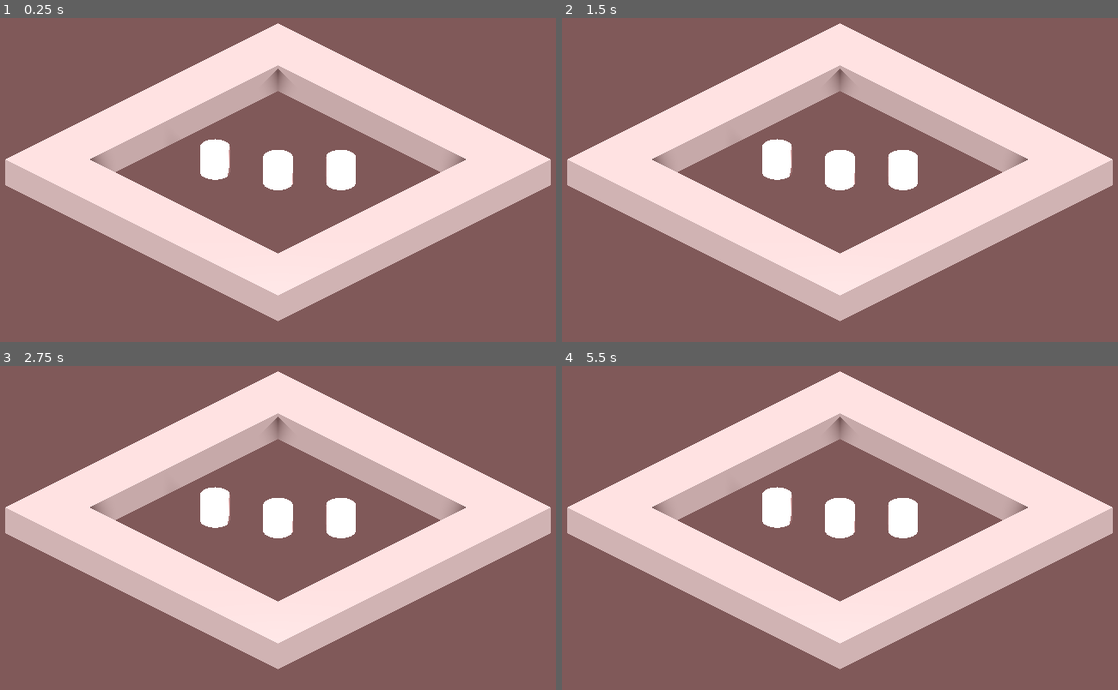
Above: before the commit, frames 1-4 (two rows, left to right).
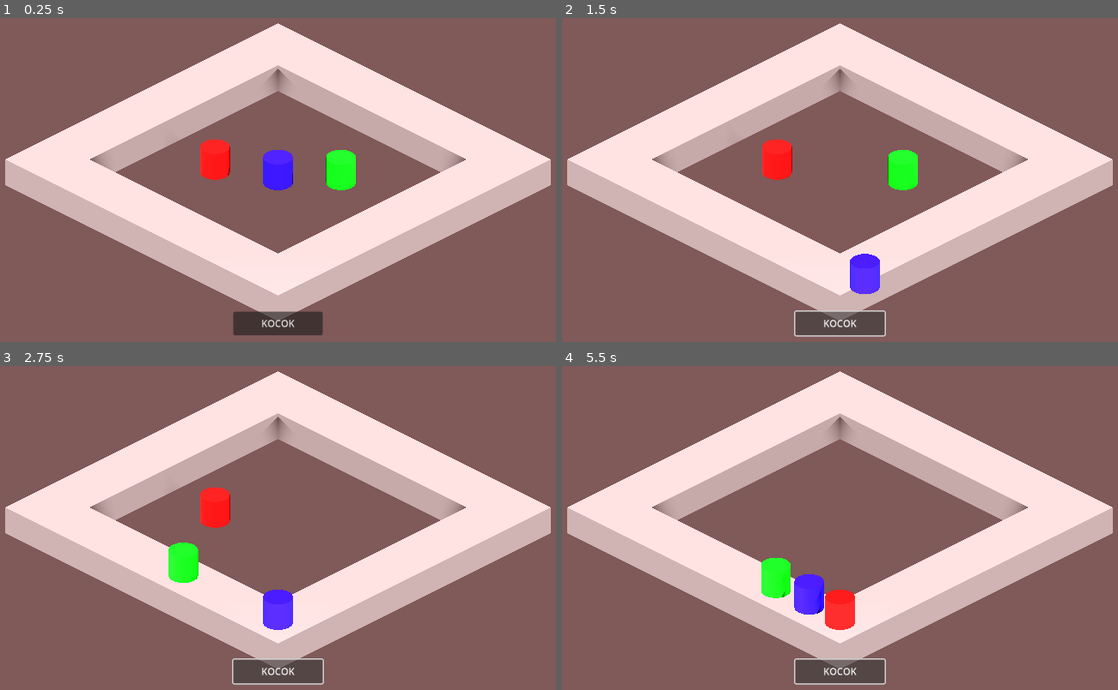
Above: after the commit, the same moments.

Repository: Cicadeuhum/monopoly-kocak
Game: Godot game, scene res://scenes/level_abby.tscn
The game is run twice, just before and just after one commit, with the same random seed, the same clock (stepped at 60 frames per second) and the same inputs.
Inputs (mouse positions are in pixels of both pictures, inside the frame that each line leads up to):
- Up to frame 1 (0.25 s): no input
- Up to frame 2 (1.5 s): click (840, 322) at 0.5 s, where only the run after the commit has a clickable "KOCOK"; click (840, 322) at 1.25 s, where only the run after the commit has a clickable "KOCOK"
- Up to frame 3 (2.75 s): click (278, 670) at 2 s, where only the run after the commit has a clickable "KOCOK"
- Up to frame 4 (5.5 s): tap Enter (ui_accept) at 2.75, 2.85, 3.02, 3.32, 3.6, 3.77, 4.07, 4.35, 5, 5.1, 5.27 s

The runs differ from the first frame. In frame 1, 3.0% of the frame differs, in the area x 36-64%, y 37-98%; in frame 2, 3.8%; in frame 3, 4.4%; in frame 4, 5.0%, in the area x 35-64%, y 37-99%.
Error before the commit: Invalid access to property or key 'global_position' on a base object of type 'Nil'. (res://scripts/mechanics/pawn.gd:51)

Commit message:
Fix pawn color

Diff:
--- a/project.godot
+++ b/project.godot
@@ -17,7 +17,7 @@
 
 [autoload]
 
-UiManager="*res://scripts/auto loads/ui_manager.gd"
+GameMaster="*res://scripts/game_master.gd"
 
 [global_group]
 
--- a/resources/Tiles/Tile_0.tres
+++ b/resources/Tiles/Tile_0.tres
@@ -1,6 +1,6 @@
 [gd_resource type="Resource" script_class="Asset" load_steps=7 format=3 uid="uid://c5lv6hbv2kw4s"]
 
-[ext_resource type="Script" path="res://scripts/asset.gd" id="1_kvrmn"]
+[ext_resource type="Script" path="res://scripts/mechanics/asset.gd" id="1_kvrmn"]
 
 [sub_resource type="StandardMaterial3D" id="StandardMaterial3D_twal1"]
 albedo_color = Color(0, 0, 0, 1)
--- a/resources/Tiles/Tile_1.tres
+++ b/resources/Tiles/Tile_1.tres
@@ -1,6 +1,6 @@
 [gd_resource type="Resource" script_class="Asset" load_steps=2 format=3 uid="uid://b27q681mjpsii"]
 
-[ext_resource type="Script" path="res://scripts/asset.gd" id="1_kvrmn"]
+[ext_resource type="Script" path="res://scripts/mechanics/asset.gd" id="1_kvrmn"]
 
 [resource]
 script = ExtResource("1_kvrmn")
--- a/resources/Tiles/Tile_2.tres
+++ b/resources/Tiles/Tile_2.tres
@@ -1,6 +1,6 @@
 [gd_resource type="Resource" script_class="Asset" load_steps=2 format=3 uid="uid://dxhku2n724f5c"]
 
-[ext_resource type="Script" path="res://scripts/asset.gd" id="1_ksxvo"]
+[ext_resource type="Script" path="res://scripts/mechanics/asset.gd" id="1_ksxvo"]
 
 [resource]
 script = ExtResource("1_ksxvo")
--- a/scenes/level_abby.tscn
+++ b/scenes/level_abby.tscn
@@ -1,9 +1,10 @@
-[gd_scene load_steps=8 format=3 uid="uid://db841cnaifibp"]
+[gd_scene load_steps=9 format=3 uid="uid://db841cnaifibp"]
 
 [ext_resource type="PackedScene" uid="uid://2byyg0103ygo" path="res://scenes/game_master.tscn" id="1_4uivu"]
-[ext_resource type="PackedScene" uid="uid://c5rt7dn6j5xqh" path="res://scenes/tile_sudut.tscn" id="1_r201c"]
-[ext_resource type="PackedScene" uid="uid://b3psvwndgyeyv" path="res://scenes/tile_tengah.tscn" id="2_w1j5s"]
-[ext_resource type="PackedScene" uid="uid://duw2lwvusms7x" path="res://scenes/pawn.tscn" id="3_ct2ot"]
+[ext_resource type="PackedScene" uid="uid://c5rt7dn6j5xqh" path="res://scenes/prefabs/tile_sudut.tscn" id="1_r201c"]
+[ext_resource type="PackedScene" uid="uid://b3psvwndgyeyv" path="res://scenes/prefabs/tile_tengah.tscn" id="2_w1j5s"]
+[ext_resource type="PackedScene" uid="uid://duw2lwvusms7x" path="res://scenes/prefabs/pawn.tscn" id="3_ct2ot"]
+[ext_resource type="Script" path="res://scripts/mechanics/dice_button.gd" id="5_gb3pc"]
 
 [sub_resource type="ProceduralSkyMaterial" id="ProceduralSkyMaterial_br7uu"]
 sky_top_color = Color(2.5028e-06, 0.487919, 0.667156, 1)
@@ -44,164 +45,195 @@
 [node name="Pawn2" parent="." instance=ExtResource("3_ct2ot")]
 transform = Transform3D(1, 0, 0, 0, 1, 0, 0, 0, 1, 3.5, 0, 6.5)
 color = Color(0, 1, 0.0833333, 1)
+index = 1
 
 [node name="Pawn3" parent="." instance=ExtResource("3_ct2ot")]
 transform = Transform3D(1, 0, 0, 0, 1, 0, 0, 0, 1, 7, 0, 4)
-
-[node name="Tile Sudut" parent="." instance=ExtResource("1_r201c")]
-
-[node name="Tile Tengah" parent="Tile Sudut" instance=ExtResource("2_w1j5s")]
+color = Color(1, 0, 0, 1)
+index = 2
+
+[node name="Tiles" type="Node3D" parent="."]
+
+[node name="Tile Sudut" parent="Tiles" instance=ExtResource("1_r201c")]
+
+[node name="Tile Tengah" parent="Tiles/Tile Sudut" instance=ExtResource("2_w1j5s")]
 transform = Transform3D(1, 0, 0, 0, 1, 0, 0, 0, 1, 1.5, 0, 0)
 index = 1
 
-[node name="Tile Tengah2" parent="Tile Sudut" instance=ExtResource("2_w1j5s")]
+[node name="Tile Tengah2" parent="Tiles/Tile Sudut" instance=ExtResource("2_w1j5s")]
 transform = Transform3D(1, 0, 0, 0, 1, 0, 0, 0, 1, 2.5, 0, 0)
 index = 2
 
-[node name="Tile Tengah3" parent="Tile Sudut" instance=ExtResource("2_w1j5s")]
+[node name="Tile Tengah3" parent="Tiles/Tile Sudut" instance=ExtResource("2_w1j5s")]
 transform = Transform3D(1, 0, 0, 0, 1, 0, 0, 0, 1, 3.5, 0, 0)
 index = 3
 
-[node name="Tile Tengah4" parent="Tile Sudut" instance=ExtResource("2_w1j5s")]
+[node name="Tile Tengah4" parent="Tiles/Tile Sudut" instance=ExtResource("2_w1j5s")]
 transform = Transform3D(1, 0, 0, 0, 1, 0, 0, 0, 1, 4.5, 0, 0)
 index = 4
 
-[node name="Tile Tengah5" parent="Tile Sudut" instance=ExtResource("2_w1j5s")]
+[node name="Tile Tengah5" parent="Tiles/Tile Sudut" instance=ExtResource("2_w1j5s")]
 transform = Transform3D(1, 0, 0, 0, 1, 0, 0, 0, 1, 5.5, 0, 0)
 index = 5
 
-[node name="Tile Tengah6" parent="Tile Sudut" instance=ExtResource("2_w1j5s")]
+[node name="Tile Tengah6" parent="Tiles/Tile Sudut" instance=ExtResource("2_w1j5s")]
 transform = Transform3D(1, 0, 0, 0, 1, 0, 0, 0, 1, 6.5, 0, 0)
 index = 6
 
-[node name="Tile Tengah7" parent="Tile Sudut" instance=ExtResource("2_w1j5s")]
+[node name="Tile Tengah7" parent="Tiles/Tile Sudut" instance=ExtResource("2_w1j5s")]
 transform = Transform3D(1, 0, 0, 0, 1, 0, 0, 0, 1, 7.5, 0, 0)
 index = 7
 
-[node name="Tile Tengah8" parent="Tile Sudut" instance=ExtResource("2_w1j5s")]
+[node name="Tile Tengah8" parent="Tiles/Tile Sudut" instance=ExtResource("2_w1j5s")]
 transform = Transform3D(1, 0, 0, 0, 1, 0, 0, 0, 1, 8.5, 0, 0)
 index = 8
 
-[node name="Tile Tengah9" parent="Tile Sudut" instance=ExtResource("2_w1j5s")]
+[node name="Tile Tengah9" parent="Tiles/Tile Sudut" instance=ExtResource("2_w1j5s")]
 transform = Transform3D(1, 0, 0, 0, 1, 0, 0, 0, 1, 9.5, 0, 0)
 index = 9
 
-[node name="Tile Sudut2" parent="." instance=ExtResource("1_r201c")]
+[node name="Tile Sudut2" parent="Tiles" instance=ExtResource("1_r201c")]
 transform = Transform3D(-4.37114e-08, 0, -1, 0, 1, 0, 1, 0, -4.37114e-08, 11, 0, 0)
 index = 10
 
-[node name="Tile Tengah" parent="Tile Sudut2" instance=ExtResource("2_w1j5s")]
+[node name="Tile Tengah" parent="Tiles/Tile Sudut2" instance=ExtResource("2_w1j5s")]
 transform = Transform3D(1, 0, 0, 0, 1, 0, 0, 0, 1, 1.5, 0, 0)
 index = 11
 
-[node name="Tile Tengah2" parent="Tile Sudut2" instance=ExtResource("2_w1j5s")]
+[node name="Tile Tengah2" parent="Tiles/Tile Sudut2" instance=ExtResource("2_w1j5s")]
 transform = Transform3D(1, 0, 0, 0, 1, 0, 0, 0, 1, 2.5, 0, 0)
 index = 12
 
-[node name="Tile Tengah3" parent="Tile Sudut2" instance=ExtResource("2_w1j5s")]
+[node name="Tile Tengah3" parent="Tiles/Tile Sudut2" instance=ExtResource("2_w1j5s")]
 transform = Transform3D(1, 0, 0, 0, 1, 0, 0, 0, 1, 3.5, 0, 0)
 index = 13
 
-[node name="Tile Tengah4" parent="Tile Sudut2" instance=ExtResource("2_w1j5s")]
+[node name="Tile Tengah4" parent="Tiles/Tile Sudut2" instance=ExtResource("2_w1j5s")]
 transform = Transform3D(1, 0, 0, 0, 1, 0, 0, 0, 1, 4.5, 0, 0)
 index = 14
 
-[node name="Tile Tengah5" parent="Tile Sudut2" instance=ExtResource("2_w1j5s")]
+[node name="Tile Tengah5" parent="Tiles/Tile Sudut2" instance=ExtResource("2_w1j5s")]
 transform = Transform3D(1, 0, 0, 0, 1, 0, 0, 0, 1, 5.5, 0, 0)
 index = 15
 
-[node name="Tile Tengah6" parent="Tile Sudut2" instance=ExtResource("2_w1j5s")]
+[node name="Tile Tengah6" parent="Tiles/Tile Sudut2" instance=ExtResource("2_w1j5s")]
 transform = Transform3D(1, 0, 0, 0, 1, 0, 0, 0, 1, 6.5, 0, 0)
 index = 16
 
-[node name="Tile Tengah7" parent="Tile Sudut2" instance=ExtResource("2_w1j5s")]
+[node name="Tile Tengah7" parent="Tiles/Tile Sudut2" instance=ExtResource("2_w1j5s")]
 transform = Transform3D(1, 0, 0, 0, 1, 0, 0, 0, 1, 7.5, 0, 0)
 index = 17
 
-[node name="Tile Tengah8" parent="Tile Sudut2" instance=ExtResource("2_w1j5s")]
+[node name="Tile Tengah8" parent="Tiles/Tile Sudut2" instance=ExtResource("2_w1j5s")]
 transform = Transform3D(1, 0, 0, 0, 1, 0, 0, 0, 1, 8.5, 0, 0)
 index = 18
 
-[node name="Tile Tengah9" parent="Tile Sudut2" instance=ExtResource("2_w1j5s")]
+[node name="Tile Tengah9" parent="Tiles/Tile Sudut2" instance=ExtResource("2_w1j5s")]
 transform = Transform3D(1, 0, 0, 0, 1, 0, 0, 0, 1, 9.5, 0, 0)
 index = 19
 
-[node name="Tile Sudut3" parent="." instance=ExtResource("1_r201c")]
+[node name="Tile Sudut3" parent="Tiles" instance=ExtResource("1_r201c")]
 transform = Transform3D(-1, 0, 8.74228e-08, 0, 1, 0, -8.74228e-08, 0, -1, 11, 0, 11)
 index = 20
 
-[node name="Tile Tengah" parent="Tile Sudut3" instance=ExtResource("2_w1j5s")]
+[node name="Tile Tengah" parent="Tiles/Tile Sudut3" instance=ExtResource("2_w1j5s")]
 transform = Transform3D(1, 0, 0, 0, 1, 0, 0, 0, 1, 1.5, 0, 0)
 index = 21
 
-[node name="Tile Tengah2" parent="Tile Sudut3" instance=ExtResource("2_w1j5s")]
+[node name="Tile Tengah2" parent="Tiles/Tile Sudut3" instance=ExtResource("2_w1j5s")]
 transform = Transform3D(1, 0, 0, 0, 1, 0, 0, 0, 1, 2.5, 0, 0)
 index = 22
 
-[node name="Tile Tengah3" parent="Tile Sudut3" instance=ExtResource("2_w1j5s")]
+[node name="Tile Tengah3" parent="Tiles/Tile Sudut3" instance=ExtResource("2_w1j5s")]
 transform = Transform3D(1, 0, 0, 0, 1, 0, 0, 0, 1, 3.5, 0, 0)
 index = 23
 
-[node name="Tile Tengah4" parent="Tile Sudut3" instance=ExtResource("2_w1j5s")]
+[node name="Tile Tengah4" parent="Tiles/Tile Sudut3" instance=ExtResource("2_w1j5s")]
 transform = Transform3D(1, 0, 0, 0, 1, 0, 0, 0, 1, 4.5, 0, 0)
 index = 24
 
-[node name="Tile Tengah5" parent="Tile Sudut3" instance=ExtResource("2_w1j5s")]
+[node name="Tile Tengah5" parent="Tiles/Tile Sudut3" instance=ExtResource("2_w1j5s")]
 transform = Transform3D(1, 0, 0, 0, 1, 0, 0, 0, 1, 5.5, 0, 0)
 index = 25
 
-[node name="Tile Tengah6" parent="Tile Sudut3" instance=ExtResource("2_w1j5s")]
+[node name="Tile Tengah6" parent="Tiles/Tile Sudut3" instance=ExtResource("2_w1j5s")]
 transform = Transform3D(1, 0, 0, 0, 1, 0, 0, 0, 1, 6.5, 0, 0)
 index = 26
 
-[node name="Tile Tengah7" parent="Tile Sudut3" instance=ExtResource("2_w1j5s")]
+[node name="Tile Tengah7" parent="Tiles/Tile Sudut3" instance=ExtResource("2_w1j5s")]
 transform = Transform3D(1, 0, 0, 0, 1, 0, 0, 0, 1, 7.5, 0, 0)
 index = 27
 
-[node name="Tile Tengah8" parent="Tile Sudut3" instance=ExtResource("2_w1j5s")]
+[node name="Tile Tengah8" parent="Tiles/Tile Sudut3" instance=ExtResource("2_w1j5s")]
 transform = Transform3D(1, 0, 0, 0, 1, 0, 0, 0, 1, 8.5, 0, 0)
 index = 28
 
-[node name="Tile Tengah9" parent="Tile Sudut3" instance=ExtResource("2_w1j5s")]
+[node name="Tile Tengah9" parent="Tiles/Tile Sudut3" instance=ExtResource("2_w1j5s")]
 transform = Transform3D(1, 0, 0, 0, 1, 0, 0, 0, 1, 9.5, 0, 0)
 index = 29
 
-[node name="Tile Sudut4" parent="." instance=ExtResource("1_r201c")]
+[node name="Tile Sudut4" parent="Tiles" instance=ExtResource("1_r201c")]
 transform = Transform3D(1.31134e-07, 0, 1, 0, 1, 0, -1, 0, 1.31134e-07, -9.53674e-07, 0, 11)
 index = 30
 
-[node name="Tile Tengah" parent="Tile Sudut4" instance=ExtResource("2_w1j5s")]
+[node name="Tile Tengah" parent="Tiles/Tile Sudut4" instance=ExtResource("2_w1j5s")]
 transform = Transform3D(1, 0, 0, 0, 1, 0, 0, 0, 1, 1.5, 0, 0)
 index = 31
 
-[node name="Tile Tengah2" parent="Tile Sudut4" instance=ExtResource("2_w1j5s")]
+[node name="Tile Tengah2" parent="Tiles/Tile Sudut4" instance=ExtResource("2_w1j5s")]
 transform = Transform3D(1, 0, 0, 0, 1, 0, 0, 0, 1, 2.5, 0, 0)
 index = 32
 
-[node name="Tile Tengah3" parent="Tile Sudut4" instance=ExtResource("2_w1j5s")]
+[node name="Tile Tengah3" parent="Tiles/Tile Sudut4" instance=ExtResource("2_w1j5s")]
 transform = Transform3D(1, 0, 0, 0, 1, 0, 0, 0, 1, 3.5, 0, 0)
 index = 33
 
-[node name="Tile Tengah4" parent="Tile Sudut4" instance=ExtResource("2_w1j5s")]
+[node name="Tile Tengah4" parent="Tiles/Tile Sudut4" instance=ExtResource("2_w1j5s")]
 transform = Transform3D(1, 0, 0, 0, 1, 0, 0, 0, 1, 4.5, 0, 0)
 index = 34
 
-[node name="Tile Tengah5" parent="Tile Sudut4" instance=ExtResource("2_w1j5s")]
+[node name="Tile Tengah5" parent="Tiles/Tile Sudut4" instance=ExtResource("2_w1j5s")]
 transform = Transform3D(1, 0, 0, 0, 1, 0, 0, 0, 1, 5.5, 0, 0)
 index = 35
 
-[node name="Tile Tengah6" parent="Tile Sudut4" instance=ExtResource("2_w1j5s")]
+[node name="Tile Tengah6" parent="Tiles/Tile Sudut4" instance=ExtResource("2_w1j5s")]
 transform = Transform3D(1, 0, 0, 0, 1, 0, 0, 0, 1, 6.5, 0, 0)
 index = 36
 
-[node name="Tile Tengah7" parent="Tile Sudut4" instance=ExtResource("2_w1j5s")]
+[node name="Tile Tengah7" parent="Tiles/Tile Sudut4" instance=ExtResource("2_w1j5s")]
 transform = Transform3D(1, 0, 0, 0, 1, 0, 0, 0, 1, 7.5, 0, 0)
 index = 37
 
-[node name="Tile Tengah8" parent="Tile Sudut4" instance=ExtResource("2_w1j5s")]
+[node name="Tile Tengah8" parent="Tiles/Tile Sudut4" instance=ExtResource("2_w1j5s")]
 transform = Transform3D(1, 0, 0, 0, 1, 0, 0, 0, 1, 8.5, 0, 0)
 index = 38
 
-[node name="Tile Tengah9" parent="Tile Sudut4" instance=ExtResource("2_w1j5s")]
+[node name="Tile Tengah9" parent="Tiles/Tile Sudut4" instance=ExtResource("2_w1j5s")]
 transform = Transform3D(1, 0, 0, 0, 1, 0, 0, 0, 1, 9.5, 0, 0)
 index = 39
+
+[node name="Control" type="Control" parent="."]
+layout_mode = 3
+anchors_preset = 7
+anchor_left = 0.5
+anchor_top = 1.0
+anchor_right = 0.5
+anchor_bottom = 1.0
+offset_left = -75.0
+offset_top = -93.0
+offset_right = 75.0
+offset_bottom = -53.0
+grow_horizontal = 2
+grow_vertical = 0
+
+[node name="Button" type="Button" parent="Control"]
+layout_mode = 1
+anchors_preset = 15
+anchor_right = 1.0
+anchor_bottom = 1.0
+grow_horizontal = 2
+grow_vertical = 2
+text = "KOCOK"
+script = ExtResource("5_gb3pc")
+
+[connection signal="pressed" from="Control/Button" to="Control/Button" method="_on_pressed"]
--- a/scenes/prefabs/tile_sudut.tscn
+++ b/scenes/prefabs/tile_sudut.tscn
@@ -1,6 +1,6 @@
 [gd_scene load_steps=4 format=3 uid="uid://c5rt7dn6j5xqh"]
 
-[ext_resource type="Script" path="res://scripts/tile.gd" id="1_amidr"]
+[ext_resource type="Script" path="res://scripts/mechanics/tile.gd" id="1_g0mi1"]
 
 [sub_resource type="BoxShape3D" id="BoxShape3D_fk7il"]
 size = Vector3(2, 1, 2)
@@ -9,7 +9,7 @@
 size = Vector3(2, 1, 2)
 
 [node name="Tile Sudut" type="Node3D" groups=["Tile"]]
-script = ExtResource("1_amidr")
+script = ExtResource("1_g0mi1")
 
 [node name="Collider" type="StaticBody3D" parent="."]
 
--- a/scenes/prefabs/tile_tengah.tscn
+++ b/scenes/prefabs/tile_tengah.tscn
@@ -1,6 +1,6 @@
 [gd_scene load_steps=4 format=3 uid="uid://b3psvwndgyeyv"]
 
-[ext_resource type="Script" path="res://scripts/tile.gd" id="1_b06jm"]
+[ext_resource type="Script" path="res://scripts/mechanics/tile.gd" id="1_t6pgu"]
 
 [sub_resource type="BoxShape3D" id="BoxShape3D_fk7il"]
 size = Vector3(1, 1, 2)
@@ -9,7 +9,7 @@
 size = Vector3(1, 1, 2)
 
 [node name="Tile Tengah" type="Node3D" groups=["Tile"]]
-script = ExtResource("1_b06jm")
+script = ExtResource("1_t6pgu")
 
 [node name="Collider" type="StaticBody3D" parent="."]
 
--- a/scripts/game_master.gd
+++ b/scripts/game_master.gd
@@ -32,19 +32,14 @@
 func get_pawn(value : int) -> Pawn:
 	return pawns.get(value)
 
+func get_tile(value : int) -> Tile:
+	return tiles.get(value)
+
 func end_current_turn(value : int) -> void:
-	print("value passed: " + str(value))
 	var current = get_pawn(value) as Pawn
-
 	current.end_turn()
 	current_turn = value + 1
-	print("Current turn: " + str(current_turn))
-	print("Pawn size: " + str(pawns.size()))
 	if current_turn >= pawns.size():
 		current_turn = 0
-		print("ABBY NGENTOT")
 	var next = get_pawn(current_turn) as Pawn
 	next.start_turn()
-	print("Pawn 0 Turn: " + str(get_pawn(0).is_turn) + " | " + str(get_pawn(0).index))
-	print("Pawn 1 Turn: " + str(get_pawn(1).is_turn) + " | " + str(get_pawn(1).index))
-	print("Pawn 2 Turn: " + str(get_pawn(2).is_turn) + " | " + str(get_pawn(2).index))
--- a/scripts/mechanics/dice_button.gd
+++ b/scripts/mechanics/dice_button.gd
@@ -2,18 +2,10 @@
 
 var pawn
 
-# Called when the node enters the scene tree for the first time.
-func _ready() -> void:
-	pawn = get_node("/root/Node3D/Pawn")
-
-# Called every frame. 'delta' is the elapsed time since the previous frame.
-func _process(delta: float) -> void:
-	pass
-
 func _on_pressed():
 	var res = roll_dice()
-	#print("Kocokan Dadu: ", res)
-	pawn.move_steps(res)
+	print("Kocokan Dadu: ", res)
+	GameMaster.get_pawn(GameMaster.current_turn).move_steps(res)
 
 func roll_dice() -> int:
 	var rand_num = RandomNumberGenerator.new()
--- a/scripts/mechanics/pawn.gd
+++ b/scripts/mechanics/pawn.gd
@@ -19,8 +19,7 @@
 signal turn_complete(index)
 
 func _ready() -> void:
-	#move_to_tile(0)
-	pass
+	init()
 
 func _input(event: InputEvent) -> void:
 	if is_turn && Input.is_action_just_pressed("ui_accept"):
@@ -30,25 +29,18 @@
 		move_to_tile(tile_index + 1)
 
 func init() -> void:
-	var new_material = StandardMaterial3D.new()
-	new_material.albedo_color = color
-	mesh_child.material_override = new_material
-	#set_surface_override_material(0, new_material)
-
-func get_tile(value : int) -> Tile:
-	for tile in get_tree().get_nodes_in_group("Tile"):
-		if tile is Tile:
-			if tile.index == value:
-				return tile
-	return null
+	var sm = StandardMaterial3D.new()
+	sm.albedo_color = color
+	var new_mesh = mesh_child.mesh.duplicate()
+	new_mesh.surface_set_material(0, sm)
+	mesh_child.mesh = new_mesh
 
 func move_to_tile(value : int) -> void:
-	print("THIS PAWN INDEX = " + str(index))
 	if not is_turn and not can_move:
 		return
 
 	can_move = false
-	var new_pos = get_tile(value).global_position + Vector3(0, 0.5, 0)
+	var new_pos = GameMaster.get_tile(value).global_position + Vector3(0, 0.5, 0)
 
 	var tween = get_tree().create_tween()
 	tween.set_ease(Tween.EASE_OUT)
@@ -58,13 +50,18 @@
 
 	tile_index = value
 	can_move = true
+
+func move_steps(value : int) -> void:
+	var target = tile_index + value
+	if target > GameMaster.tiles.size():
+		target = target % GameMaster.tiles.size()
+	print("target: ", target)
+	await move_to_tile(target)
 	turn_complete.emit(index)
 
 func start_turn() -> void:
 	is_turn = true
 	can_move = true
-	print("Saya pawn " + str(index) + " start")
 
 func end_turn() -> void:
 	is_turn = false
-	print("Saya pawn " + str(index) + " end")
Renamed: scripts/asset.gd -> scripts/mechanics/asset.gd
